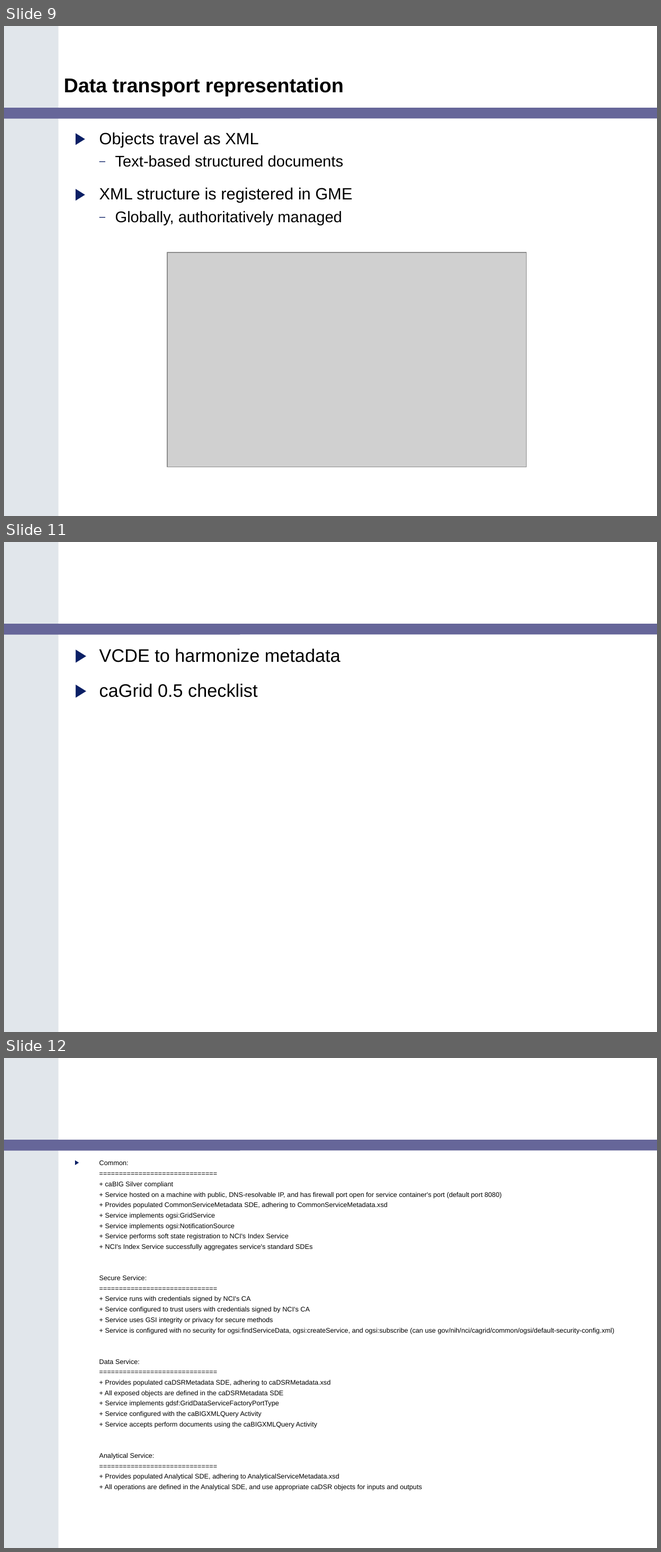
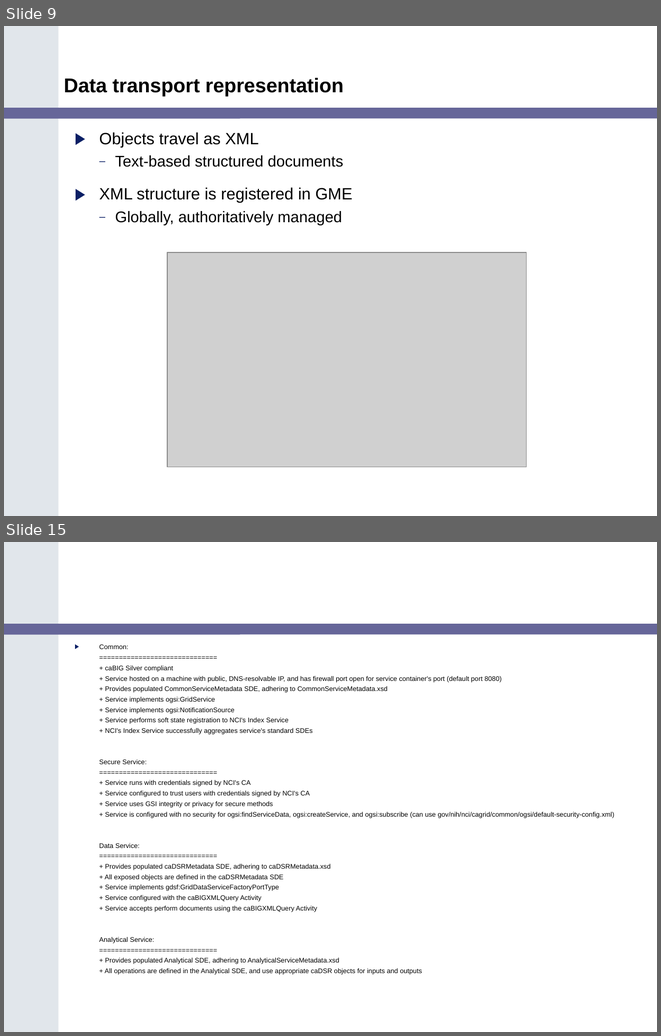
Before and after one commit to NCIP/cagrid-portal, a slide deck: cagrid-1-0/Documentation/presentations/200602_VCDE_ARCH/Gold_Review_Arch_VCDE_Feb1.ppt. Shown one above the other, each under a label of ours: slides 9, 11 and 12 before the commit, slides 9 and 15 after it; the slides between them are not shown. The pictures are 661x1552 and 661x1036 pixels, drawn with LibreOffice and Linux fonts; fonts in the diff are those of the drawing; grey boxes stand for pictures; background and template pictures are left out. Boxes give left, top, right and bottom in pixels: in the first picture for what was removed or moved away, otherwise in the second. Text is boxed around its words. In the diff, an @@ line names an element or a change of style, - is before the commit and + after.

```diff
--- a/cagrid-1-0/Documentation/presentations/200602_VCDE_ARCH/Gold_Review_Arch_VCDE_Feb1.ppt
+++ b/cagrid-1-0/Documentation/presentations/200602_VCDE_ARCH/Gold_Review_Arch_VCDE_Feb1.ppt
@@ slide 11 removed at (4,542,657,1032), background #FFFFFF; not listed: 2 template elements that a slide beside it also shows @@
@@ text removed at (99,649,341,697) @@
-▶ VCDE to harmonize metadata
-▶ caGrid 0.5 checklist
@@ what was slide 12 is now slide 15 @@
```
Also in this commit, not shown: 2 slides changed, 4 slides added.
